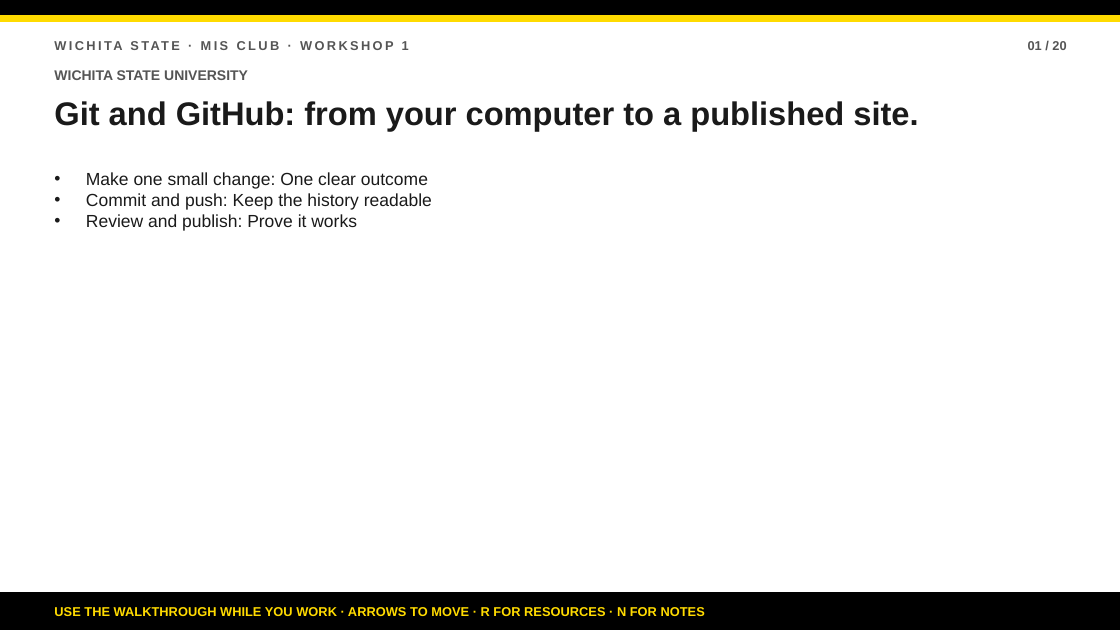
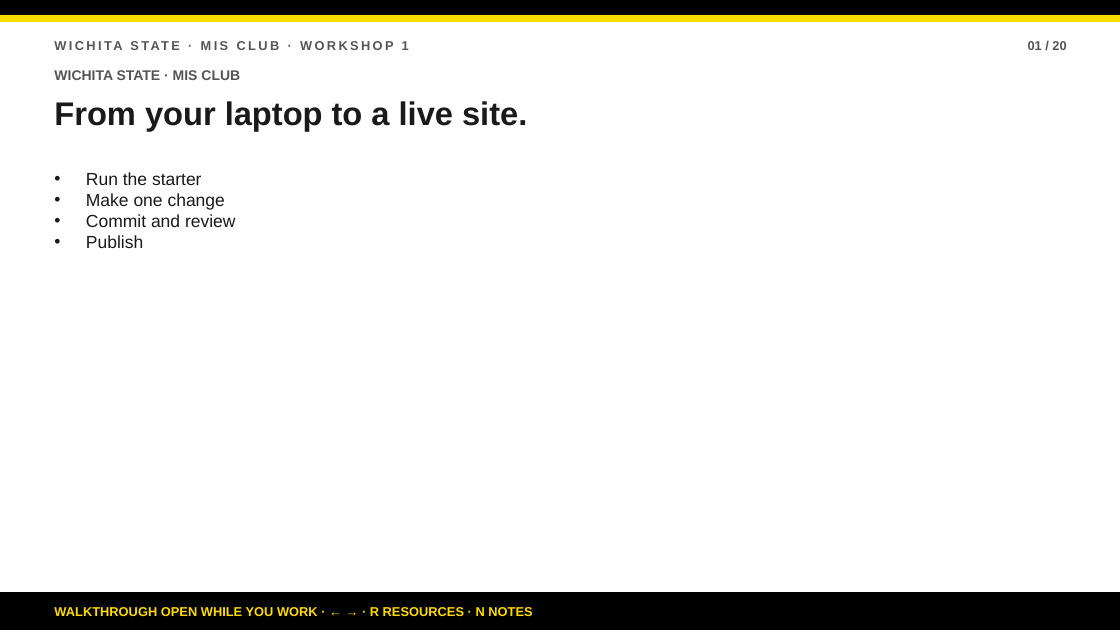
Before and after one commit to bsbcyber/workshop-site, a slide deck: slide 1 of downloads/workshop-1-presentation.pptx. Drawn at 1120x630 pixels with LibreOffice and Linux fonts; fonts in the diff are those of the drawing. Boxes give left, top, right and bottom in pixels: in the first picture for what was removed or moved away, otherwise in the second. Text is boxed around its words. In the diff, an @@ line names an element or a change of style, - is before the commit and + after.

```diff
--- a/downloads/workshop-1-presentation.pptx
+++ b/downloads/workshop-1-presentation.pptx
@@ text at box(54, 70, 240, 80): text changed @@
-WICHITA STATE UNIVERSITY
+WICHITA STATE · MIS CLUB
@@ text at box(54, 101, 527, 130): text changed @@
-Git and GitHub: from your computer to a published site.
+From your laptop to a live site.
@@ text at box(86, 172, 236, 248): text changed @@
-• Make one small change: One clear outcome
-• Commit and push: Keep the history readable
-• Review and publish: Prove it works
+• Run the starter
+• Make one change
+• Commit and review
+• Publish
@@ text at box(54, 606, 532, 619): text changed @@
-USE THE WALKTHROUGH WHILE YOU WORK · ARROWS TO MOVE · R FOR RESOURCES · N FOR NOTES
+WALKTHROUGH OPEN WHILE YOU WORK · ← → · R RESOURCES · N NOTES
```
Also in this commit, not shown: 17 other slides changed, 2 slides added, 2 slides removed, 26 other files.
